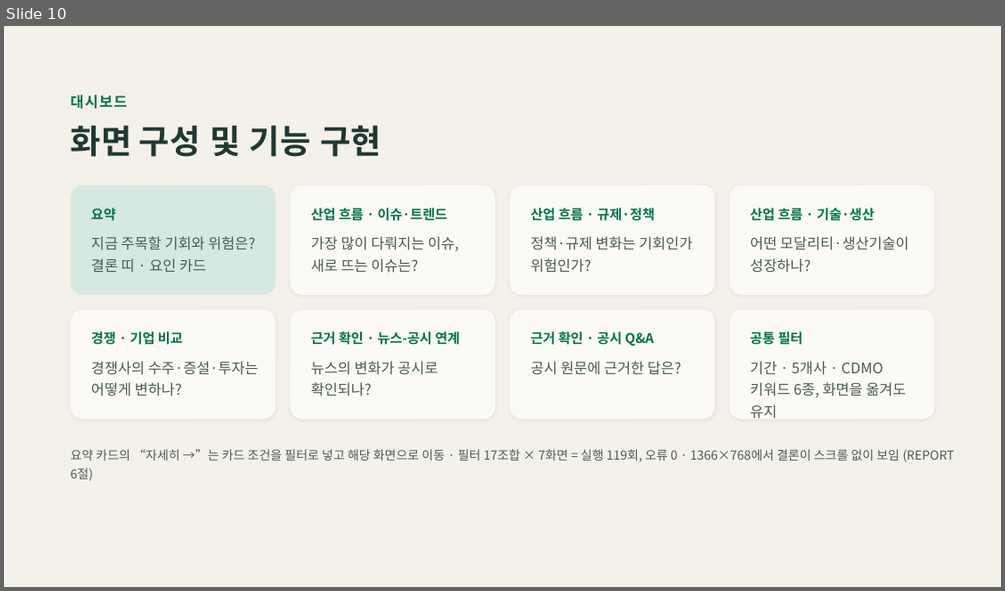
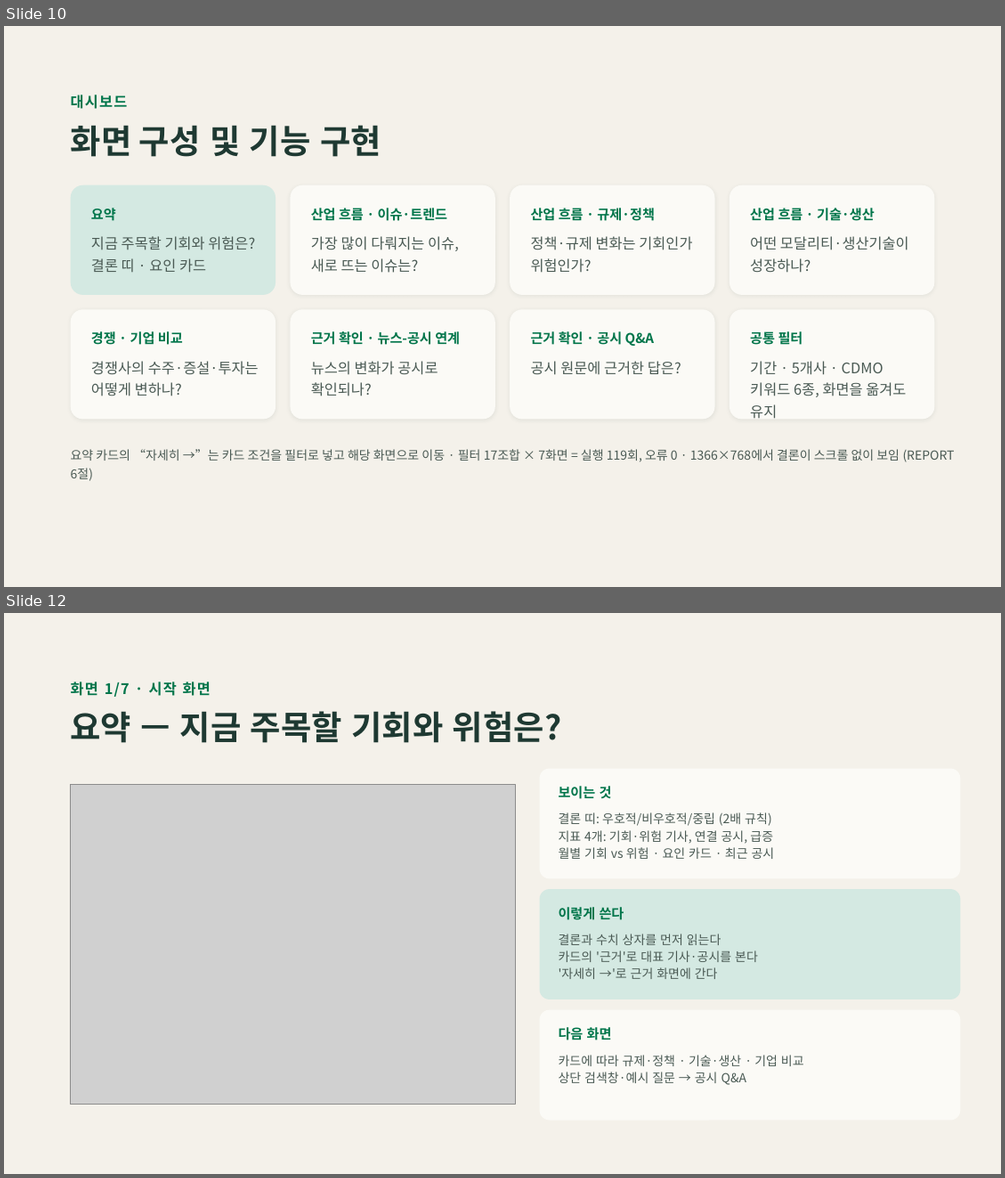
Before and after one commit to AI-Campus-1st/mid_proj_bio, a slide deck: docs/07_project-management/CDMO 이슈 대시보드 발표 수정2.pptx. Shown one above the other, each under a label of ours: slide 10 before the commit, slides 10 and 12 after it; the slides between them are not shown. The pictures are 1005x591 and 1005x1178 pixels, drawn with LibreOffice and Linux fonts; fonts in the diff are those of the drawing; grey boxes stand for pictures. Boxes give left, top, right and bottom in pixels: in the first picture for what was removed or moved away, otherwise in the second. Text is boxed around its words. In the diff, an @@ line names an element or a change of style, - is before the commit and + after.

```diff
--- a/docs/07_project-management/CDMO 이슈 대시보드 발표 수정2.pptx
+++ b/docs/07_project-management/CDMO 이슈 대시보드 발표 수정2.pptx
@@ slide 12 added at (4,613,1001,1174), background #F4F1EA @@
@@ text added at (71,682,210,697), 14 pt, text #00754A, bold @@
+화면 1/7 · 시작 화면
@@ text added at (71,711,562,743), 32 pt, text #1E3932, bold @@
+요약 — 지금 주목할 기회와 위험은?
@@ rounded rectangle added at (540,769,961,878), fill #FBFAF6 @@
@@ picture added at (71,785,515,1104) @@
@@ text added at (558,786,612,799), 13 pt, text #00754A, bold @@
+보이는 것
@@ text added at (558,812,775,859), 12 pt, text #4A5A54 @@
+결론 띠: 우호적/비우호적/중립 (2배 규칙)
+지표 4개: 기회·위험 기사, 연결 공시, 급증
+월별 기회 vs 위험 · 요인 카드 · 최근 공시
@@ rounded rectangle added at (540,889,961,999), fill #D4E9E2 @@
@@ text added at (558,907,624,920), 13 pt, text #00754A, bold @@
+이렇게 쓴다
@@ text added at (558,933,758,979), 12 pt, text #4A5A54 @@
+결론과 수치 상자를 먼저 읽는다
+카드의 '근거'로 대표 기사·공시를 본다
+'자세히 →'로 근거 화면에 간다
@@ rounded rectangle added at (540,1010,961,1120), fill #FBFAF6 @@
@@ text added at (558,1027,612,1040), 13 pt, text #00754A, bold @@
+다음 화면
@@ text added at (558,1054,804,1085), 12 pt, text #4A5A54 @@
+카드에 따라 규제·정책 · 기술·생산 · 기업 비교
+상단 검색창·예시 질문 → 공시 Q&A
```
Also in this commit, not shown: 7 other slides added, 1 other file.
